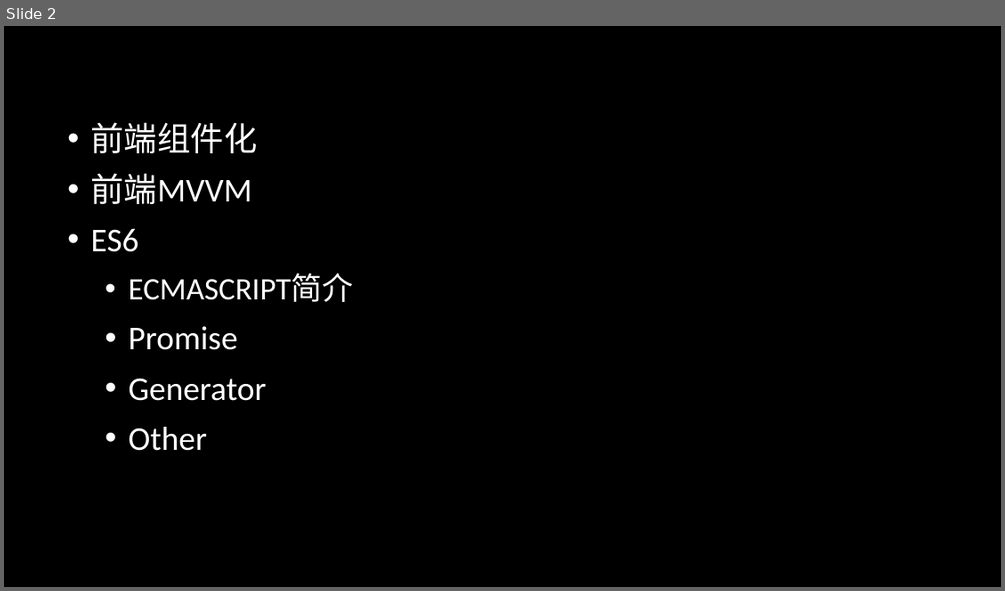
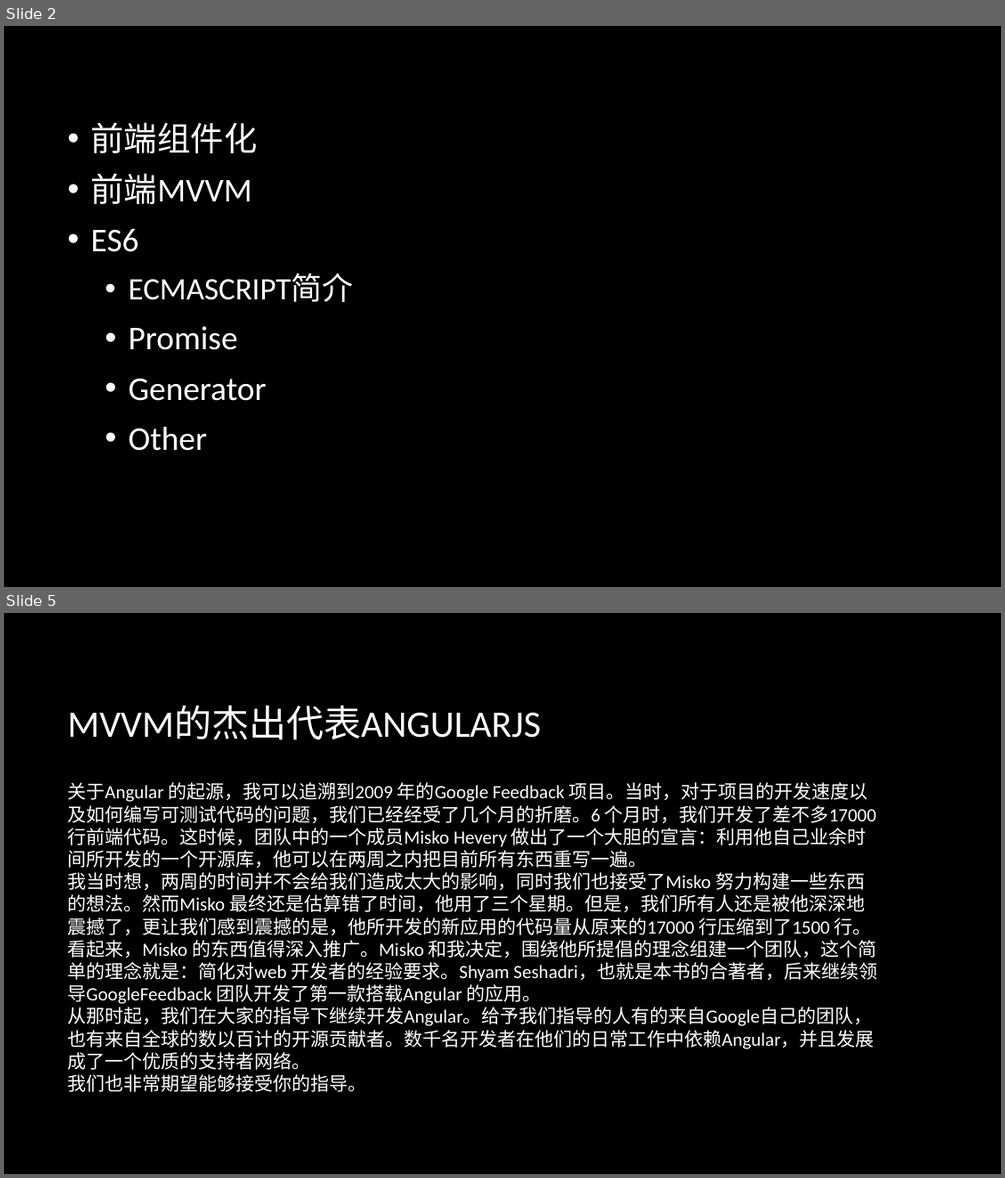
Before and after one commit to zhanglingkang/study, a slide deck: article/front-end/前端技术分享.pptx. Shown one above the other, each under a label of ours: slide 2 before the commit, slides 2 and 5 after it; the slides between them are not shown. The pictures are 1005x591 and 1005x1178 pixels, drawn with LibreOffice and Linux fonts; fonts in the diff are those of the drawing; background and template pictures are left out. Boxes give left, top, right and bottom in pixels: in the first picture for what was removed or moved away, otherwise in the second. Text is boxed around its words. In the diff, an @@ line names an element or a change of style, - is before the commit and + after.

```diff
--- a/article/front-end/前端技术分享.pptx
+++ b/article/front-end/前端技术分享.pptx
@@ slide 5 added at (x1=4, y1=613, x2=1001, y2=1174), background picture (left out) @@
@@ title added at (x1=67, y1=706, x2=541, y2=740), 36 pt, text #FFFFFF @@
+MVVM的杰出代表ANGULARJS
@@ text added at (x1=67, y1=782, x2=877, y2=1092), 18 pt, text #FFFFFF @@
+关于Angular 的起源，我可以追溯到2009 年的Google Feedback 项目。当时，对于项目的开发速度以及如何编写可测试代码的问题，我们已经经受了几个月的折磨。6 个月时，我们开发了差不多17000 行前端代码。这时候，团队中的一个成员Misko Hevery 做出了一个大胆的宣言：利用他自己业余时间所开发的一个开源库，他可以在两周之内把目前所有东西重写一遍。
+我当时想，两周的时间并不会给我们造成太大的影响，同时我们也接受了Misko 努力构建一些东西的想法。然而Misko 最终还是估算错了时间，他用了三个星期。但是，我们所有人还是被他深深地震撼了，更让我们感到震撼的是，他所开发的新应用的代码量从原来的17000 行压缩到了1500 行。看起来，Misko 的东西值得深入推广。Misko 和我决定，围绕他所提倡的理念组建一个团队，这个简单的理念就是：简化对web 开发者的经验要求。Shyam Seshadri，也就是本书的合著者，后来继续领导GoogleFeedback 团队开发了第一款搭载Angular 的应用。
+从那时起，我们在大家的指导下继续开发Angular。给予我们指导的人有的来自Google自己的团队，也有来自全球的数以百计的开源贡献者。数千名开发者在他们的日常工作中依赖Angular，并且发展成了一个优质的支持者网络。
+我们也非常期望能够接受你的指导。
```
Also in this commit, not shown: 2 other slides added.
